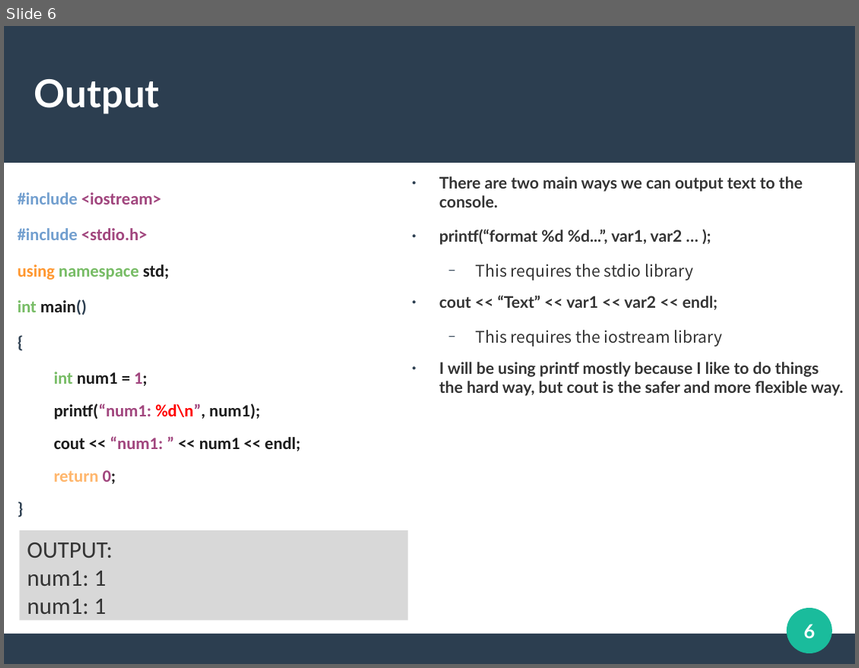
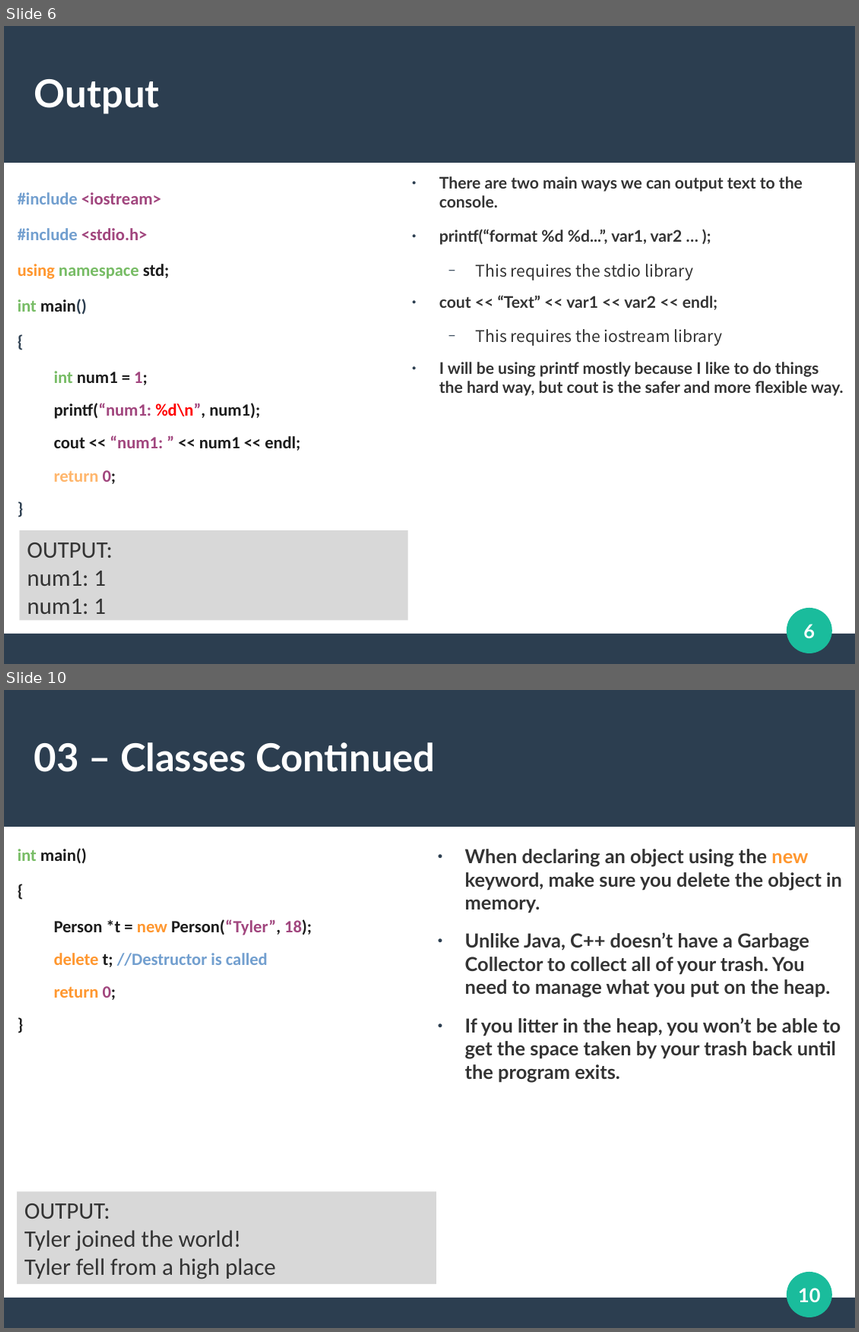
Before and after one commit to DuongTyler/CppCrashCourse, a slide deck: CPP.odp. Shown one above the other, each under a label of ours: slide 6 before the commit, slides 6 and 10 after it; the slides between them are not shown. The pictures are 859x668 and 859x1332 pixels, drawn with LibreOffice and Linux fonts; fonts in the diff are those of the drawing. Boxes give left, top, right and bottom in pixels: in the first picture for what was removed or moved away, otherwise in the second. Text is boxed around its words. In the diff, an @@ line names an element or a change of style, - is before the commit and + after.

```diff
--- a/CPP.odp
+++ b/CPP.odp
@@ slide 10 added at box(4, 690, 855, 1328), background #FFFFFF; not listed: 3 template elements that a slide beside it also shows @@
@@ title added at box(34, 742, 435, 772), 36 pt, text #FFFFFF, bold @@
+03 – Classes Continued
@@ text added at box(18, 848, 312, 1000), 16 pt, text #1C1C1C, bold @@
+int main()
+● {
+  Person *t = new Person(“Tyler”, 18);
+  delete t; //Destructor is called
+  return 0;
+● }
@@ text added at box(465, 849, 842, 1082), 18 pt, text #333333, bold @@
+● When declaring an object using the new keyword, make sure you delete the object in memory.
+● Unlike Java, C++ doesn’t have a Garbage Collector to collect all of your trash. You need to manage what you put on the heap.
+● If you litter in the heap, you won’t be able to get the space taken by your trash back until the program exits.
@@ rectangle added at box(17, 1192, 436, 1285), fill #B2B2B2 at 50% opacity, 22 pt, text #333333 @@
+OUTPUT:
+Tyler joined the world!
+Tyler fell from a high place
@@ page number added at box(798, 1288, 820, 1303), 18 pt, text #FFFFFF, bold @@
+10
```
Also in this commit, not shown: 2 slides changed, 4 other slides added.
